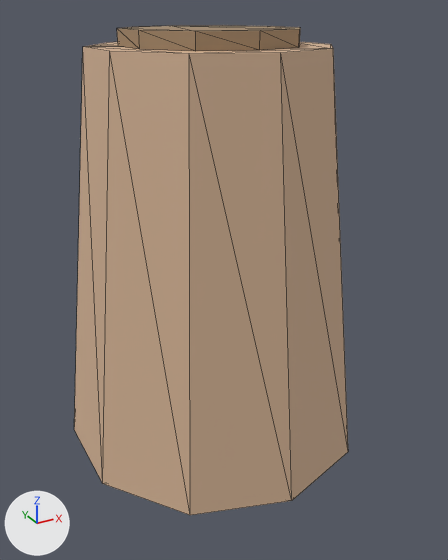
The glTF model assets/3d/models/building_bloomery_half.glb as it was, and as the next commit left it.
The view is the same before and after, from a 50 mm camera at (-1.738, -0.405, 1.144) aimed at (-0.991, 0.953, 0.465). Lighting does not change. The marker at lower left points along +X, +Y and +Z. The picture after the commit comes second. Mesh edges are drawn as thin lines. Vertices at exactly the same position are counted once.

The scene before the commit, as lines of its bpy script (objects in view):
```python
mat_clay = principled_material('clay')
mat_clay.base_color = (0.66, 0.45, 0.3)  # beige #d4b395
mat_clay.roughness = 0.85
me_building_bloomery_half = bpy.data.meshes.new('building_bloomery_half')
me_building_bloomery_half.from_pydata(...)  # a 10-sided cut cone along z (radius 0.42 at the low end, 0.3 at the high end) spanning x -1.399..-0.601, y 0.58..1.42, z 0.0..1.061, material slot 0; a 10-sided cylinder along z spanning x -1.209..-0.791, y 0.78..1.22, z 1.061..1.1, material slot 1
me_building_bloomery_half.materials.append(mat_clay)  # beige #d4b395
me_building_bloomery_half.materials.append(mat_earth)  # beige #a2896c
ob_building_bloomery_half = bpy.data.objects.new('building_bloomery_half', me_building_bloomery_half)
ob_building_bloomery_half.location = (0.0, 0.0, 0.0)
```
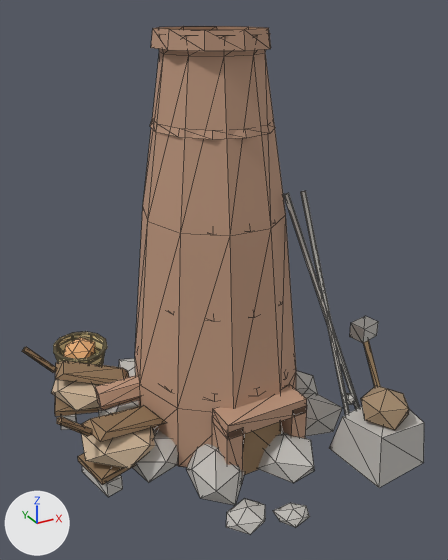
Where the change shows, as pixel boxes (x1, y1, x2, y2) in the pictures (448 x 560 px):
'building_bloomery_half', recoloured, reshaped (47% wider)
    before: (74, 25, 348, 515)
    after: (22, 26, 424, 534)
part 1 of me_building_bloomery_half, added (beige)
    after: (213, 384, 307, 439)
part 2 of me_building_bloomery_half, added (beige)
    after: (212, 416, 243, 480)
part 3 of me_building_bloomery_half, added (beige)
    after: (281, 405, 307, 438)
part 4 of me_building_bloomery_half, added
    after: (346, 393, 355, 405)
part 5 of me_building_bloomery_half, rebuilt (41% narrower, 8% shorter)
    before: (74, 42, 348, 515)
    after: (135, 33, 296, 467)
part 6 of me_building_bloomery_half, rebuilt (34% narrower)
    before: (117, 25, 300, 51)
    after: (151, 26, 271, 51)
part 7 of me_building_bloomery_half, added
    after: (22, 118, 424, 534)

Diff of the bpy script that builds the scene:
```diff
--- a/assets/3d/models/building_bloomery_half.glb.py
+++ b/assets/3d/models/building_bloomery_half.glb.py
@@ mat_clay @@
 mat_clay = principled_material('clay')
-mat_clay.base_color = (0.66, 0.45, 0.3)  # beige #d4b395
+mat_clay.base_color = (0.5, 0.3, 0.2)  # beige #bc957c
 mat_clay.roughness = 0.85
@@ mat_thatch @@
+mat_thatch = principled_material('thatch')
+mat_thatch.base_color = (0.78, 0.64, 0.33)  # beige #e5d19b
+mat_thatch.roughness = 0.85
@@ mat_wood_dark @@
+mat_wood_dark = principled_material('wood_dark')
+mat_wood_dark.base_color = (0.3, 0.19, 0.1)  # brown #957959
+mat_wood_dark.roughness = 0.85
@@ mat_metal @@
+mat_metal = principled_material('metal')
+mat_metal.base_color = (0.62, 0.6, 0.56)  # light grey #cecbc5
+mat_metal.roughness = 0.85
@@ mat_hide @@
+mat_hide = principled_material('hide')
+mat_hide.base_color = (0.62, 0.47, 0.32)  # beige #ceb699
+mat_hide.roughness = 0.85
@@ mat_vein @@
+mat_vein = principled_material('vein')
+mat_vein.base_color = (0.8, 0.42, 0.18)  # beige #e7ad76
+mat_vein.roughness = 0.85
@@ mat_stone @@
+mat_stone = principled_material('stone')
+mat_stone.base_color = (0.52, 0.5, 0.47)  # light grey #bfbcb6
+mat_stone.roughness = 0.85
@@ mat_wood @@
+mat_wood = principled_material('wood')
+mat_wood.base_color = (0.58, 0.4, 0.22)  # beige #c8aa81
+mat_wood.roughness = 0.85
@@ me_building_bloomery_half @@
 # used by ob_building_bloomery_half; location = (0.0, 0.0, 0.0)
-me_building_bloomery_half.from_pydata(...)  # 40 vertices, 72 faces; spans x -1.399..-0.601, y 0.58..1.42, z 0.0..1.1
+me_building_bloomery_half.from_pydata(...)  # 855 vertices, 1298 faces; spans x -1.5..-0.5, y 0.5..1.5, z 0.0..1.1
+# me_building_bloomery_half part 1: a new loose piece, a box spanning x -1.123..-0.885, y 0.693..0.773, z 0.159..0.202, in mat_clay (beige #bc957c)
+# me_building_bloomery_half part 2: a new loose piece, a box spanning x -1.125..-1.079, y 0.693..0.773, z 0.0..0.181, in mat_clay (beige #bc957c)
+# me_building_bloomery_half part 3: a new loose piece, a box spanning x -0.929..-0.883, y 0.693..0.773, z 0.0..0.181, in mat_clay (beige #bc957c)
+# me_building_bloomery_half part 4: a new loose piece, an icosphere of 20 faces spanning x -0.73..-0.698, y 0.703..0.737, z 0.111..0.148, in mat_metal (light grey #cecbc5)
+# me_building_bloomery_half part 5: the loose piece of 20 vertices spanning x -1.399..-0.601, y 0.58..1.42, z 0.0..1.061 is rebuilt with 50 vertices and now spans x -1.241..-0.767, y 0.74..1.24, z 0.0..1.089
+# me_building_bloomery_half part 6: the loose piece of 20 vertices spanning x -1.209..-0.791, y 0.78..1.22, z 1.061..1.1 is rebuilt with 20 vertices and now spans x -1.139..-0.869, y 0.832..1.148, z 1.057..1.1, in mat_clay (beige #bc957c)
+# me_building_bloomery_half part 7: 709 vertices added at x -1.5..-0.5, y 0.5..1.5, z 0.0..0.89
+# other edits to the shape of me_building_bloomery_half do not show in these pictures
 me_building_bloomery_half.materials.append(mat_clay)
 me_building_bloomery_half.materials.append(mat_earth)
+me_building_bloomery_half.materials.append(mat_stone)  # light grey #bfbcb6
+me_building_bloomery_half.materials.append(mat_wood_dark)  # brown #957959
+me_building_bloomery_half.materials.append(mat_hide)  # beige #ceb699
+me_building_bloomery_half.materials.append(mat_metal)  # light grey #cecbc5
+me_building_bloomery_half.materials.append(mat_wood)  # beige #c8aa81
+me_building_bloomery_half.materials.append(mat_thatch)  # beige #e5d19b
+me_building_bloomery_half.materials.append(mat_vein)  # beige #e7ad76
```
